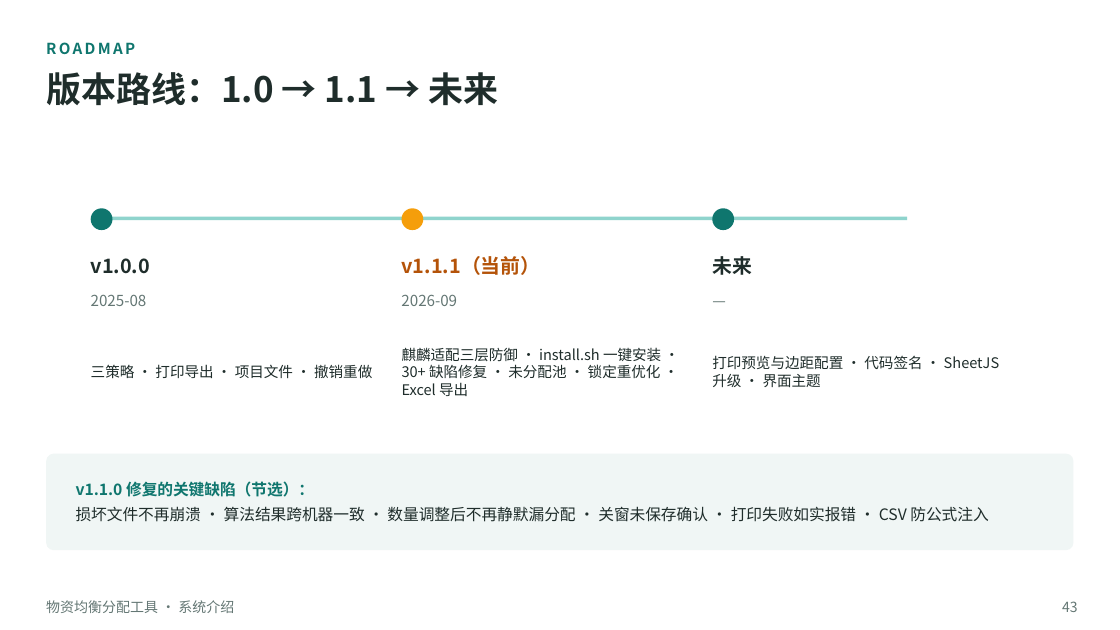
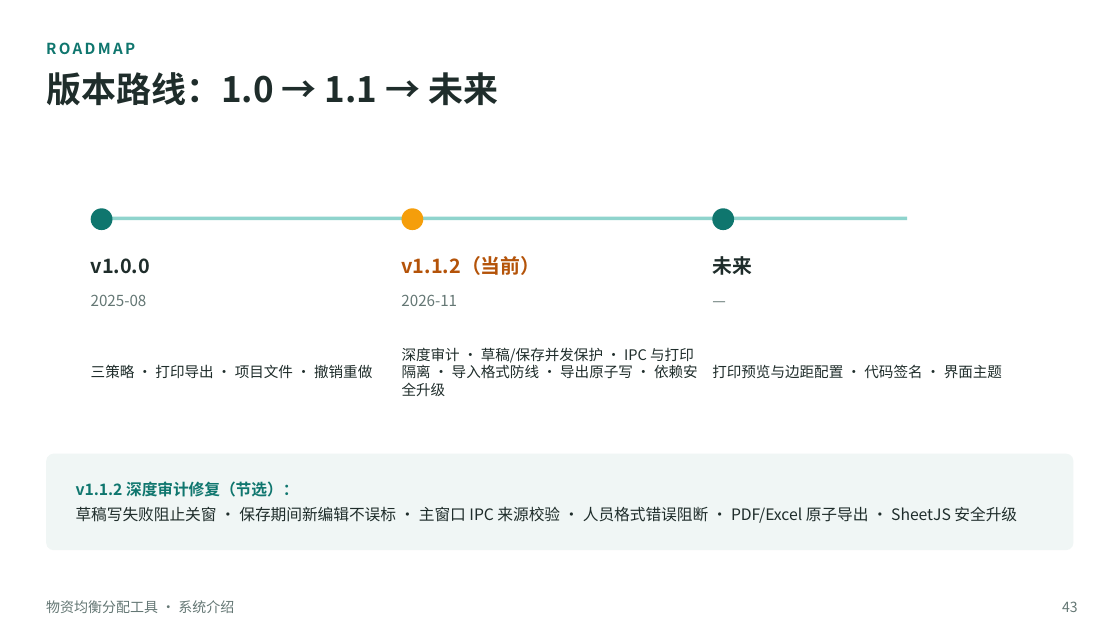
Before and after one commit to lzh745200/material-balancer, a slide deck: slide 43 of docs/系统介绍.pptx. Drawn at 1120x630 pixels with LibreOffice and Linux fonts; fonts in the diff are those of the drawing. Boxes give left, top, right and bottom in pixels: in the first picture for what was removed or moved away, otherwise in the second. Text is boxed around its words. In the diff, an @@ line names an element or a change of style, - is before the commit and + after.

Commit message:
fix: 深度审计并修复数据安全、并发与导入导出边界问题
- 保存并发保护：保存期间的新编辑不再被误标为已保存，草稿写失败会阻止关窗\n- 主进程安全：特权 IPC 增加来源与页面白名单校验，打印窗口独立会话并限制导航\n- 数据完整性：人员导入执行 200 人上限与格式错误阻断，项目校验去重方案 ID\n- 文件安全：导入文件大小上限、异步读取，PDF/Excel/CSV/项目统一原子写\n- 交互与边界：搜索状态排序、无效算法参数、清空方案锁标记、重新优化空历史\n- 依赖安全：SheetJS 升级至官方 0.20.3，生产依赖审计 0 漏洞\n- 测试：新增主进程、安全与原子写回归，共 113 个用例全部通过\n- 发布：版本 1.1.2，文档与系统介绍 PPT 同步

```diff
--- a/docs/系统介绍.pptx
+++ b/docs/系统介绍.pptx
@@ text at [401,256,540,275]: text changed @@
-v1.1.1（当前）
+v1.1.2（当前）
@@ text at [401,294,457,306]: text changed @@
-2026-09
+2026-11
@@ text at [402,347,698,396]: text changed @@
-麒麟适配三层防御 · install.sh 一键安装 · 30+ 缺陷修复 · 未分配池 · 锁定重优化 · Excel 导出
+深度审计 · 草稿/保存并发保护 · IPC 与打印隔离 · 导入格式防线 · 导出原子写 · 依赖安全升级
@@ text at [712,364,1002,378]: text changed @@
-打印预览与边距配置 · 代码签名 · SheetJS 升级 · 界面主题
+打印预览与边距配置 · 代码签名 · 界面主题
@@ text at [76,481,1017,523]: text changed @@
-v1.1.0 修复的关键缺陷（节选）：
-损坏文件不再崩溃 · 算法结果跨机器一致 · 数量调整后不再静默漏分配 · 关窗未保存确认 · 打印失败如实报错 · CSV 防公式注入
+v1.1.2 深度审计修复（节选）：
+草稿写失败阻止关窗 · 保存期间新编辑不误标 · 主窗口 IPC 来源校验 · 人员格式错误阻断 · PDF/Excel 原子导出 · SheetJS 安全升级
```
Also in this commit, not shown: 4 other slides changed, 30 other files.
